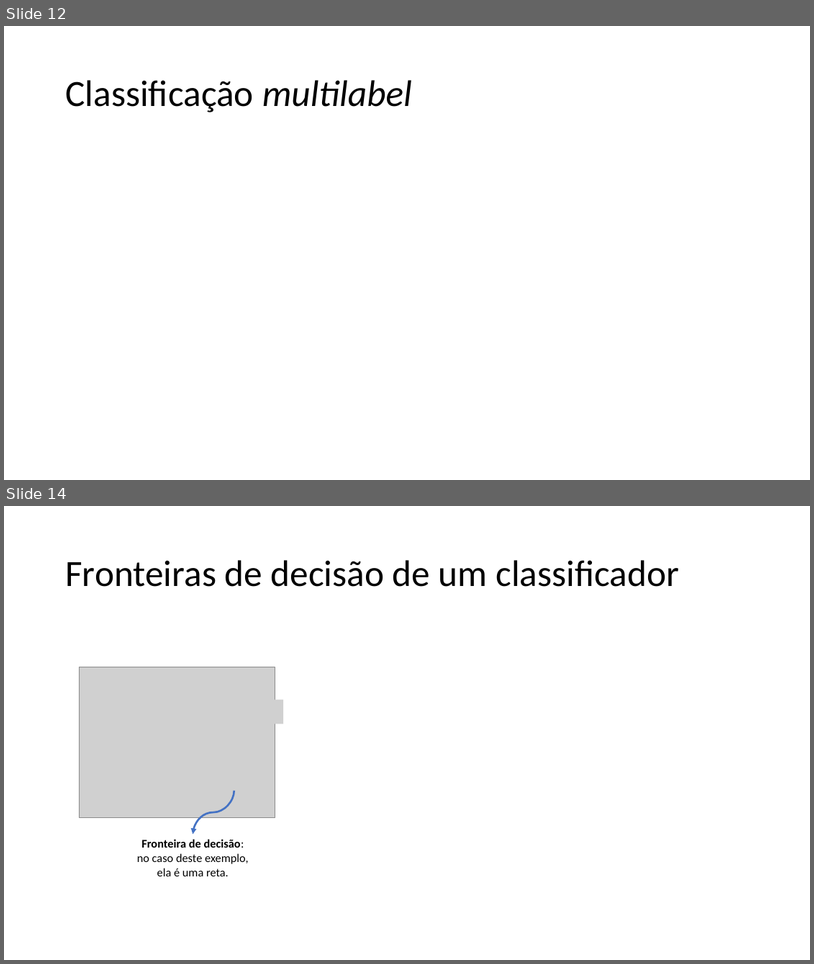
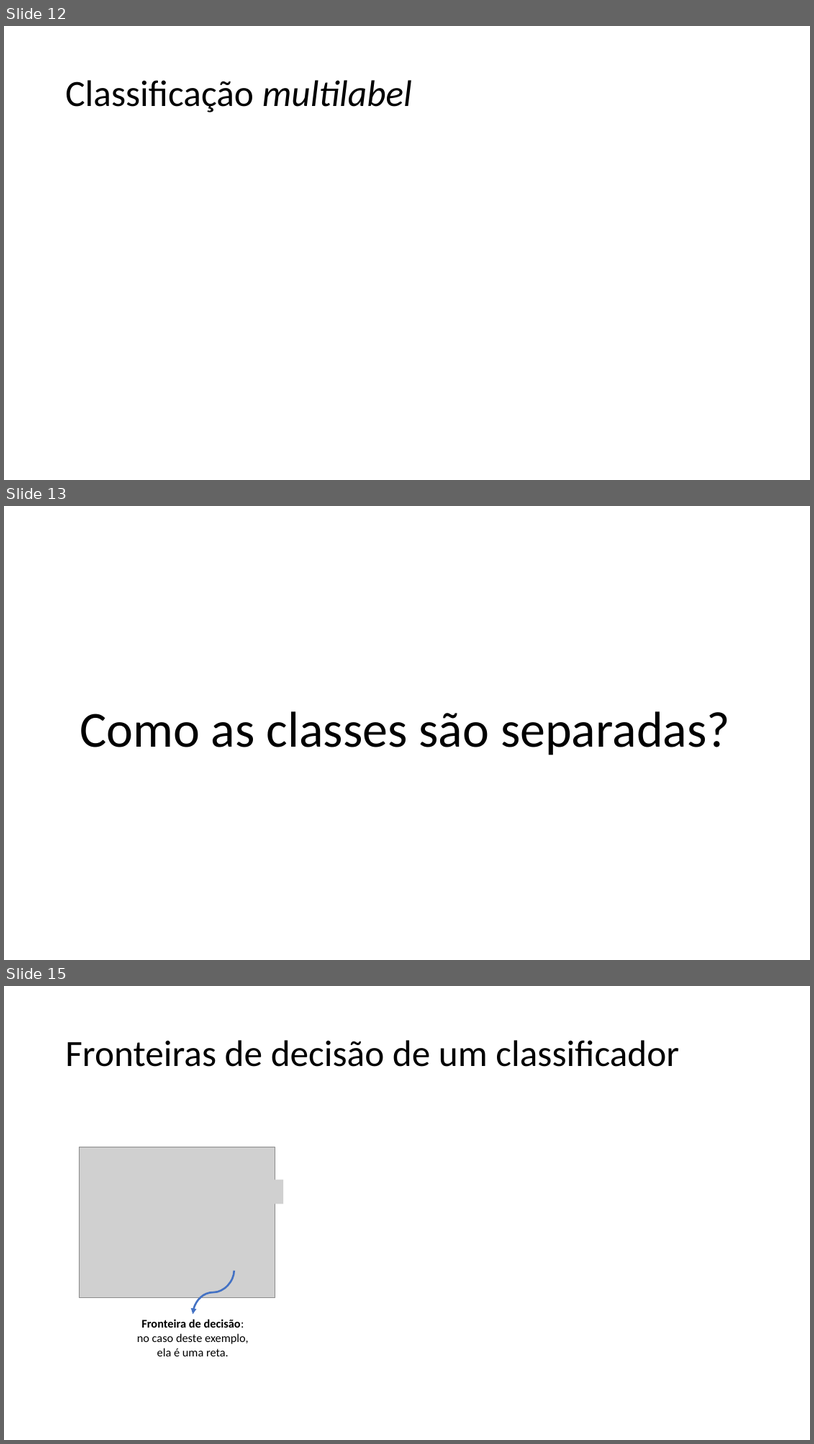
Before and after one commit to zz4fap/c24_inteligencia_artificial, a slide deck: slides/C24_Classificação.pptx. Shown one above the other, each under a label of ours: slides 12 and 14 before the commit, slides 12, 13 and 15 after it; the slides between them are not shown. The pictures are 814x964 and 814x1444 pixels, drawn with LibreOffice and Linux fonts; fonts in the diff are those of the drawing; grey boxes stand for pictures. Boxes give left, top, right and bottom in pixels: in the first picture for what was removed or moved away, otherwise in the second. Text is boxed around its words. In the diff, an @@ line names an element or a change of style, - is before the commit and + after.

```diff
--- a/slides/C24_Classificação.pptx
+++ b/slides/C24_Classificação.pptx
@@ slide 13 added at box(4, 506, 810, 960), background #FFFFFF @@
@@ text added at box(80, 711, 730, 755), 60 pt, text #000000 @@
+Como as classes são separadas?
@@ what was slide 14 is now slide 15 @@
```
Also in this commit, not shown: 8 slides changed, 2 other slides added, 1 slide removed.
